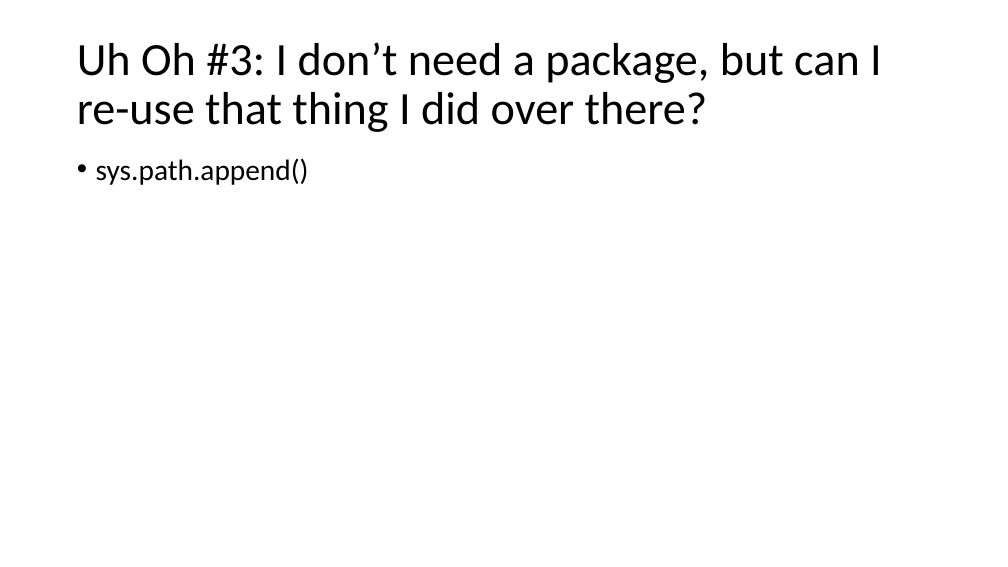
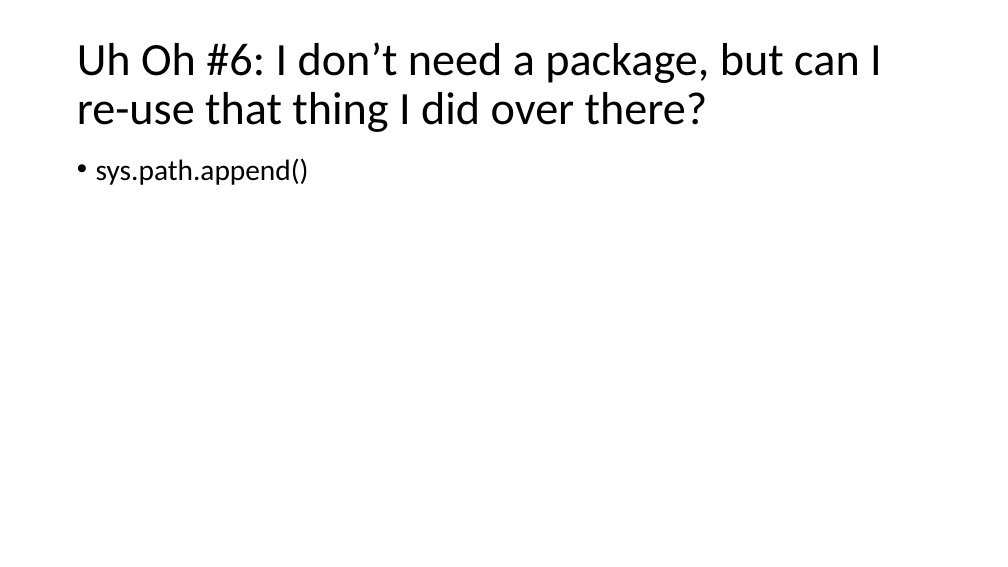
Before and after one commit to LydiaPeabody/pycon2020_talk, a slide deck: slide 16 of pycon2020_sketch.pptx (slide 10 before the commit). Drawn at 1008x567 pixels with LibreOffice and Linux fonts; fonts in the diff are those of the drawing. Boxes give left, top, right and bottom in pixels: in the first picture for what was removed or moved away, otherwise in the second. Text is boxed around its words. In the diff, an @@ line names an element or a change of style, - is before the commit and + after.

```diff
--- a/pycon2020_sketch.pptx
+++ b/pycon2020_sketch.pptx
@@ title at (77,42,882,132): text changed @@
-Uh Oh #3: I don’t need a package, but can I re-use that thing I did over there?
+Uh Oh #6: I don’t need a package, but can I re-use that thing I did over there?
```
Also in this commit, not shown: 2 other slides changed, 5 slides added, 2 slides removed, 8 other files.
